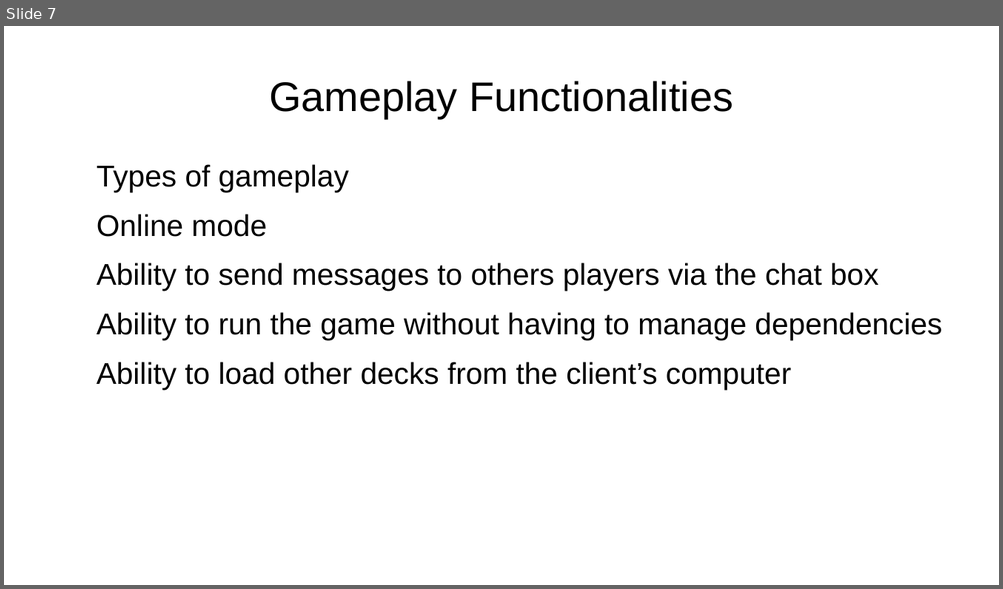
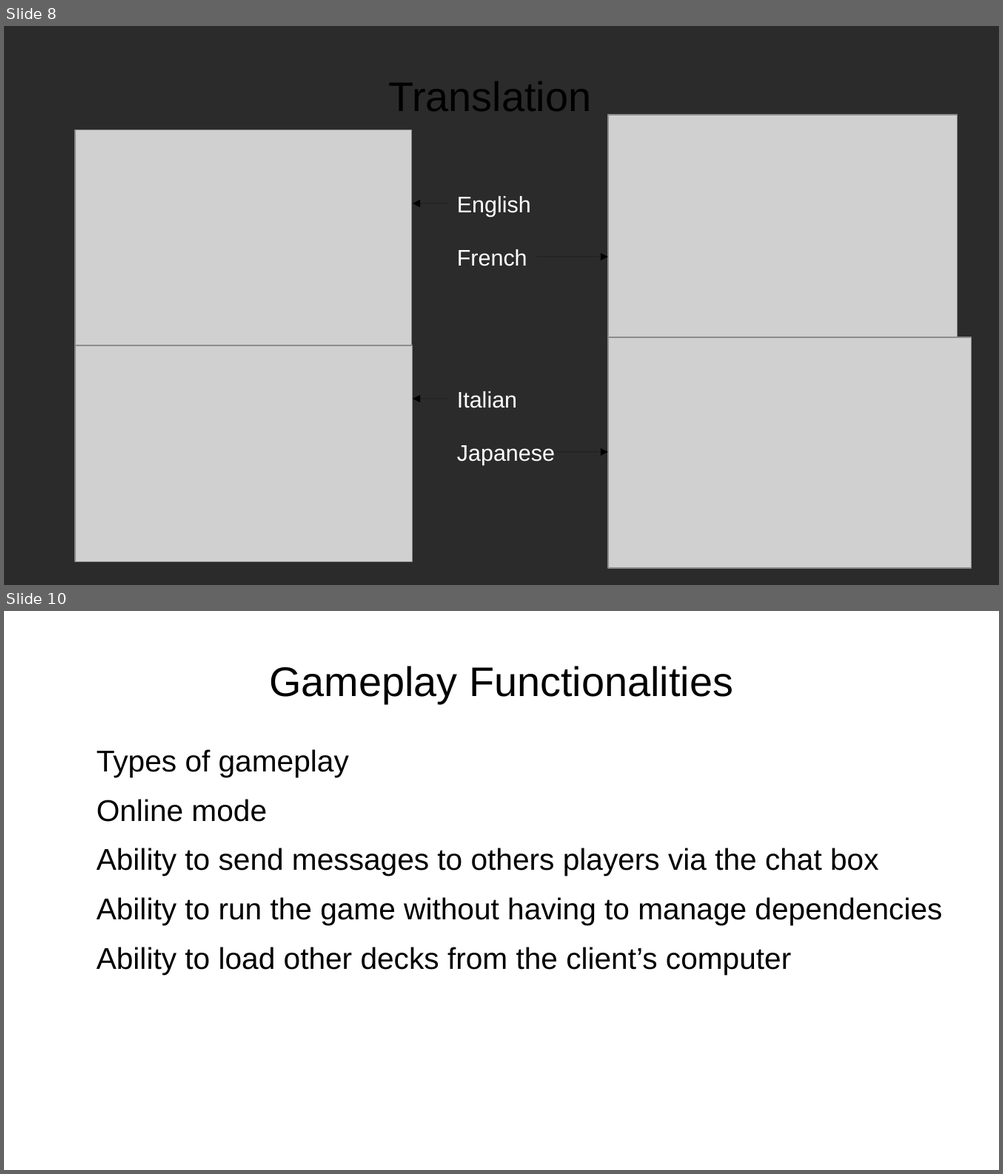
Before and after one commit to GiorgioCaculli/B2_TTMC_Doc, a slide deck: PowerPoint1.odp. Shown one above the other, each under a label of ours: slide 7 before the commit, slides 8 and 10 after it; the slides between them are not shown. The pictures are 1003x589 and 1003x1174 pixels, drawn with LibreOffice and Linux fonts; fonts in the diff are those of the drawing; grey boxes stand for pictures; background and template pictures are left out; a plain dark background stands for a picture behind light text. Boxes give left, top, right and bottom in pixels: in the first picture for what was removed or moved away, otherwise in the second. Text is boxed around its words. In the diff, an @@ line names an element or a change of style, - is before the commit and + after.

```diff
--- a/PowerPoint1.odp
+++ b/PowerPoint1.odp
@@ slide 8 added at [4, 26, 999, 585], background picture (left out) @@
@@ title added at [388, 82, 591, 111], 33 pt, text #000000 @@
+Translation
@@ picture added at [75, 130, 412, 346] @@
@@ picture added at [608, 115, 957, 338] @@
@@ text added at [457, 196, 531, 217], 18 pt, text #FFFFFF @@
+English
@@ arrow added from (448, 204) to (412, 204), #000000 0 pt @@
@@ text added at [457, 249, 527, 266], 18 pt, text #FFFFFF @@
+French
@@ arrow added from (538, 257) to (608, 257), #000000 0 pt @@
@@ picture added at [75, 346, 412, 562] @@
@@ picture added at [608, 338, 970, 568] @@
@@ arrow added from (448, 399) to (412, 399), #000000 0 pt @@
@@ text added at [457, 392, 517, 409], 18 pt, text #FFFFFF @@
+Italian
@@ text added at [457, 446, 555, 466], 18 pt, text #FFFFFF @@
+Japanese
@@ arrow added from (555, 452) to (608, 452), #000000 0 pt @@
@@ what was slide 7 is now slide 10 @@
```
Also in this commit, not shown: 2 other slides added.
